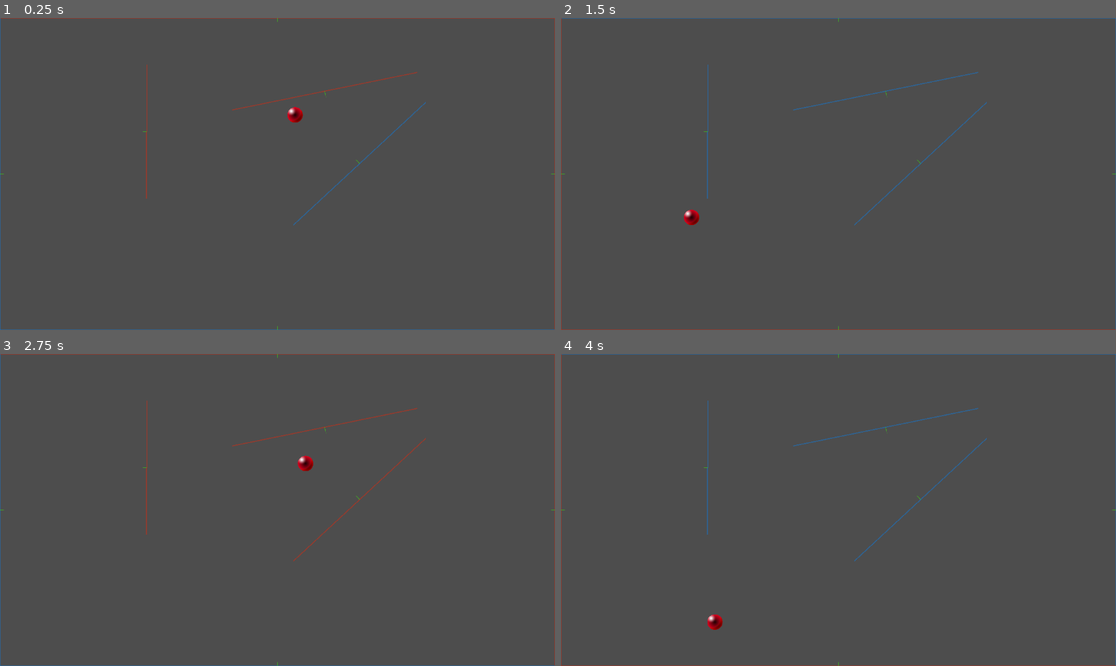
Above: before the commit, frames 1-4 (two rows, left to right).
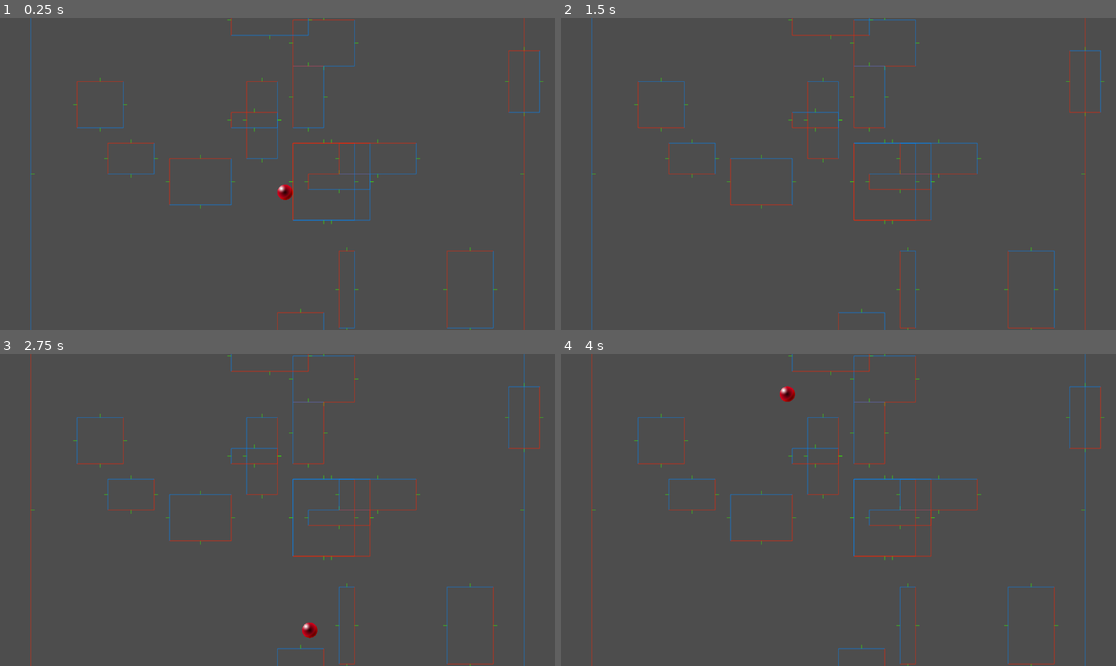
Above: after the commit, the same moments.

Repository: Tom3s/brick-breaker-reborn
Game: Godot game, scene res://2d_base_scene.tscn
Two runs of this game, one before a commit and one after it. Both use one fixed random seed, a clock stepped at 60 frames per second and the inputs below. The project has no main scene, so this scene is started directly.
Inputs:
- Up to frame 1 (0.25 s): no input
- Up to frame 2 (1.5 s): no input
- Up to frame 3 (2.75 s): no input
- Up to frame 4 (4 s): no input

The runs differ from the first frame. In frame 1, 3.3% of the frame differs, in the area x 0-100%, y 0-100%; in frame 2, 3.2%; in frame 3, 3.3%; in frame 4, 3.3%.

Commit message:
Basic blocks added
basic blocks are now possible to add

Diff:
--- a/2DBaseScene.gd
+++ b/2DBaseScene.gd
@@ -14,9 +14,11 @@
 
 
 @onready var collider_line_scene: PackedScene = preload("res://ColliderLine.tscn")
+@onready var breakable_block_scene: PackedScene = preload("res://BreakableBlock.tscn")
 
 @onready var ball_sprite: Sprite2D = %BallSprite
 @onready var line_parent: Node2D = %Lines
+@onready var block_parent: Node2D = %Blocks
 
 var ball: Ball = Ball.new()
 
@@ -26,6 +28,15 @@
 
 	# screen_bounds = DisplayServer.window_get_size()
 	set_up_screen_collision()
+
+	for i in 20:
+		var block: BreakableBlock = breakable_block_scene.instantiate()
+
+		block.pos_on_grid = Vector2i(randi_range(0, BreakableGrid.GRID_SIZE - 1), randi_range(0, BreakableGrid.GRID_SIZE - 1))
+		block.size = Vector2i(randi_range(1, 5), randi_range(1, 5))
+		block_parent.add_child(block)
+		block.prepare_collision()
+
 
 
 func _process(delta: float) -> void:
@@ -42,6 +53,10 @@
 	for collider_line in line_parent.get_children():
 		collided = collided || handle_line_collision(collider_line)
 
+	for block in block_parent.get_children():
+		for collider_line: ColliderLine in block.line_parent.get_children():
+			collided = collided || handle_line_collision(collider_line)
+
 
 
 	if collided:
@@ -52,10 +67,16 @@
 func set_up_screen_collision() -> void:
 	var screen_bounds: Vector2 = DisplayServer.window_get_size()
 
-	var p1: Vector2 = Vector2(-screen_bounds.x / 2, -screen_bounds.y / 2)
-	var p2: Vector2 = Vector2(screen_bounds.x / 2, -screen_bounds.y / 2)
-	var p3: Vector2 = Vector2(screen_bounds.x / 2, screen_bounds.y / 2)
-	var p4: Vector2 = Vector2(-screen_bounds.x / 2, screen_bounds.y / 2)
+	# var p1: Vector2 = Vector2(-screen_bounds.x / 2, -screen_bounds.y / 2)
+	# var p2: Vector2 = Vector2(screen_bounds.x / 2, -screen_bounds.y / 2)
+	# var p3: Vector2 = Vector2(screen_bounds.x / 2, screen_bounds.y / 2)
+	# var p4: Vector2 = Vector2(-screen_bounds.x / 2, screen_bounds.y / 2)
+
+	var grid_unit_size: Vector2 = Vector2.ONE * BreakableGrid.GRID_SIZE * BreakableGrid.CELL_SIZE
+	var p1: Vector2 = Vector2(-grid_unit_size.x / 2, -grid_unit_size.y / 2)
+	var p2: Vector2 = Vector2(grid_unit_size.x / 2, -grid_unit_size.y / 2)
+	var p3: Vector2 = Vector2(grid_unit_size.x / 2, grid_unit_size.y / 2)
+	var p4: Vector2 = Vector2(-grid_unit_size.x / 2, grid_unit_size.y / 2)
 
 	var line: ColliderLine = collider_line_scene.instantiate()
 	line_parent.add_child(line)
--- a/2d_base_scene.tscn
+++ b/2d_base_scene.tscn
@@ -1,8 +1,7 @@
-[gd_scene load_steps=6 format=3 uid="uid://v6xjbr0o43p4"]
+[gd_scene load_steps=5 format=3 uid="uid://v6xjbr0o43p4"]
 
 [ext_resource type="Shader" uid="uid://bkfljmi5pdpqh" path="res://ball.tres" id="1_kamic"]
 [ext_resource type="Script" uid="uid://dcjw3yqlt8je" path="res://2DBaseScene.gd" id="1_oyw0x"]
-[ext_resource type="PackedScene" uid="uid://cv1p2e28ye54x" path="res://ColliderLine.tscn" id="3_oyw0x"]
 
 [sub_resource type="ShaderMaterial" id="ShaderMaterial_na87o"]
 shader = ExtResource("1_kamic")
@@ -23,48 +22,5 @@
 [node name="Lines" type="Node2D" parent="."]
 unique_name_in_owner = true
 
-[node name="ColliderLine" parent="Lines" instance=ExtResource("3_oyw0x")]
-
-[node name="DebugPoint1" parent="Lines/ColliderLine" index="0"]
-position = Vector2(308, -149)
-
-[node name="DebugPoint2" parent="Lines/ColliderLine" index="1"]
-position = Vector2(33, 106)
-
-[node name="DebugLine" parent="Lines/ColliderLine" index="2"]
-polygon = PackedVector2Array(307.32007, -149.73326, 308.67993, -148.26674, 33.67994, 106.73327, 32.32006, 105.26673)
-
-[node name="DebugNormal" parent="Lines/ColliderLine" index="3"]
-polygon = PackedVector2Array(171.23326, -22.17994, 169.76674, -20.82006, 159.62097, -33.232292)
-
-[node name="ColliderLine3" parent="Lines" instance=ExtResource("3_oyw0x")]
-
-[node name="DebugPoint1" parent="Lines/ColliderLine3" index="0"]
-position = Vector2(-94, -133)
-
-[node name="DebugPoint2" parent="Lines/ColliderLine3" index="1"]
-position = Vector2(290, -211)
-
-[node name="DebugLine" parent="Lines/ColliderLine3" index="2"]
-polygon = PackedVector2Array(-93.80094, -132.02002, -94.19906, -133.97998, 289.80093, -211.97998, 290.19907, -210.02002)
-
-[node name="DebugNormal" parent="Lines/ColliderLine3" index="3"]
-polygon = PackedVector2Array(97.02001, -171.80093, 98.97999, -172.19907, 101.18496, -156.3202)
-
-[node name="ColliderLine2" parent="Lines" instance=ExtResource("3_oyw0x")]
-
-[node name="DebugPoint1" parent="Lines/ColliderLine2" index="0"]
-position = Vector2(-271, -227)
-
-[node name="DebugPoint2" parent="Lines/ColliderLine2" index="1"]
-position = Vector2(-272, 51)
-
-[node name="DebugLine" parent="Lines/ColliderLine2" index="2"]
-polygon = PackedVector2Array(-272, -227.0036, -270, -226.9964, -271, 51.003597, -273, 50.996403)
-
-[node name="DebugNormal" parent="Lines/ColliderLine2" index="3"]
-polygon = PackedVector2Array(-271.4964, -88.99999, -271.5036, -87.00001, -287.4999, -88.057556)
-
-[editable path="Lines/ColliderLine"]
-[editable path="Lines/ColliderLine3"]
-[editable path="Lines/ColliderLine2"]
+[node name="Blocks" type="Node2D" parent="."]
+unique_name_in_owner = true
--- /dev/null
+++ b/BreakableBlock.gd
@@ -0,0 +1,41 @@
+extends Node2D
+class_name BreakableBlock
+
+var pos_on_grid: Vector2i = Vector2i.ZERO
+
+# TODO: implement larger blocks
+var size: Vector2i = Vector2i.ONE
+
+@onready var collider_line_scene: PackedScene = preload("res://ColliderLine.tscn")
+
+@onready var line_parent: Node2D = %Lines
+
+func prepare_collision() -> void:
+	var p1: Vector2 = _get_collision_vertex_position(Vector2.ZERO)
+	var p2: Vector2 = _get_collision_vertex_position(Vector2(0, BreakableGrid.CELL_SIZE * size.y))
+	var p3: Vector2 = _get_collision_vertex_position(Vector2(BreakableGrid.CELL_SIZE * size.x, BreakableGrid.CELL_SIZE * size.y))
+	var p4: Vector2 = _get_collision_vertex_position(Vector2(BreakableGrid.CELL_SIZE * size.x, 0))
+
+	var line: ColliderLine = collider_line_scene.instantiate()
+	line_parent.add_child(line)
+	line.set_points(p1, p2)
+
+	line = collider_line_scene.instantiate()
+	line_parent.add_child(line)
+	line.set_points(p2, p3)
+
+	line = collider_line_scene.instantiate()
+	line_parent.add_child(line)
+	line.set_points(p3, p4)
+
+	line = collider_line_scene.instantiate()
+	line_parent.add_child(line)
+	line.set_points(p4, p1)
+
+func _get_collision_vertex_position(local_vertex_pos: Vector2) -> Vector2:
+
+	var grid_unit_size: Vector2 = Vector2.ONE * BreakableGrid.GRID_SIZE * BreakableGrid.CELL_SIZE
+
+	var vertex_pos: Vector2 = Vector2(pos_on_grid) * BreakableGrid.CELL_SIZE + local_vertex_pos - (grid_unit_size / 2)
+
+	return vertex_pos
--- /dev/null
+++ b/BreakableBlock.tscn
@@ -0,0 +1,9 @@
+[gd_scene load_steps=2 format=3 uid="uid://bkuw1uwy64bxc"]
+
+[ext_resource type="Script" uid="uid://biy7evv7ejmml" path="res://BreakableBlock.gd" id="1_qiokr"]
+
+[node name="BreakableBlock" type="Node2D"]
+script = ExtResource("1_qiokr")
+
+[node name="Lines" type="Node2D" parent="."]
+unique_name_in_owner = true
--- /dev/null
+++ b/BreakableGrid.gd
@@ -0,0 +1,25 @@
+extends Node2D
+class_name BreakableGrid
+
+static var CELL_SIZE: int = 32
+static var GRID_SIZE: int = 32
+
+class Block:
+	var size: int = 1 #TODO: implement larger blocks
+	# maybe use more parameters for any shape
+
+	var broken: bool = false
+
+
+
+class Grid:
+	static var grid_size: int = 32
+	var blocks: Array[Block]
+
+
+
+
+var grid: Grid = Grid.new()
+
+func _ready() -> void:
+	grid.blocks.resize(Grid.grid_size * Grid.grid_size)
--- /dev/null
+++ b/BreakableGrid.tscn
@@ -0,0 +1,6 @@
+[gd_scene load_steps=2 format=3 uid="uid://q8nvnnklfsns"]
+
+[ext_resource type="Script" uid="uid://cs7hd2rheths7" path="res://BreakableGrid.gd" id="1_32sgw"]
+
+[node name="BreakableGrid" type="Node2D"]
+script = ExtResource("1_32sgw")
Not shown, added: BreakableBlock.gd.uid
Not shown, added: BreakableGrid.gd.uid
